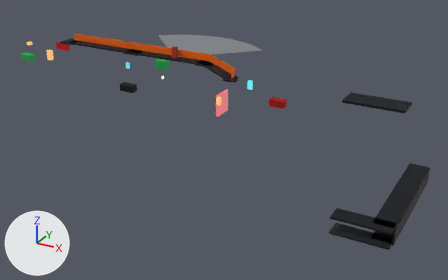
Before and after pictures for a commit that changed the glTF model assets/blender_models/EastMicroHub.glb.
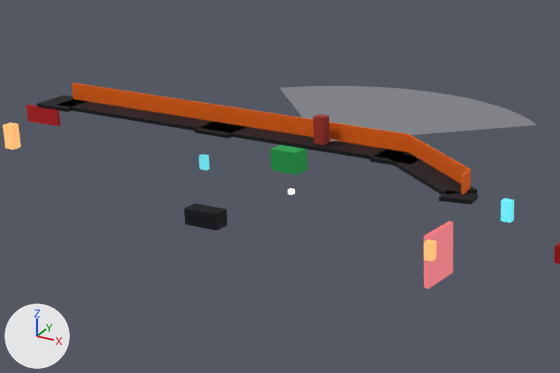
The first picture shows the older version from a camera (50 mm lens) standing at (150.3, -46.4, 33.0) and looking at (108.9, 28.8, -4.7). The close-ups show the older and then the newer version on the part from 10% to 61% of the width and 0% to 54% of the height of that picture. Only the edits that show in the close-ups are written down. The axes (+X, +Y, +Z) are drawn at lower left. The lights are the same throughout. Where no turn or scale is listed for an object, it has been applied to the vertices.

Names of what the first close-up shows: 'CoverCenter', 'CoverEast', 'Deck', 'Deck2', 'Deck3', 'Deck4', 'Deck5', 'Deck6', 'Generator', 'GuardMesh', '_MeshInstance3D_14', '_MeshInstance3D_3', '_MeshInstance3D_55' and 10 more.
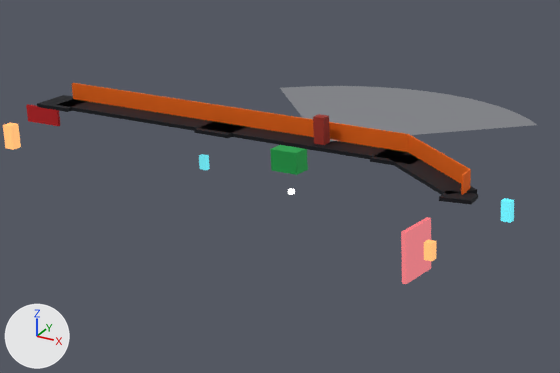
Scene script edits in JSON lines:
```json
{"op": "set", "path": "ob_meshinstance3d_14.location", "old": "(109.05, 27.97, 1.6)", "new": "(107.56, 27.97, 1.6)"}
{"op": "remove", "block": "ob_covercenter", "code": ["ob_covercenter = bpy.data.objects.new('CoverCenter', me_mesh_27)", "ob_covercenter.location = (91.0, 29.4, 0.55)"]}
{"op": "remove", "block": "ob_covereast", "code": ["ob_covereast = bpy.data.objects.new('CoverEast', me_mesh_28)", "ob_covereast.location = (115.0, 34.5, 0.55)"]}
```

What differs and where, as boxes [x1, y1, x2, y2] in the close-ups (560 x 373 px):
```json
{"object": "_MeshInstance3D_14", "change": "moved", "before": [424, 221, 453, 289], "after": [401, 217, 431, 284]}
{"object": "CoverCenter", "change": "deleted", "before": [184, 203, 227, 231], "on screen": "black"}
```
